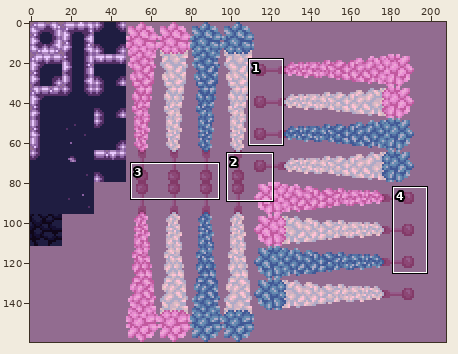
Edited in one commit: pixel-art file (Assets/Art/Tilesets/tileset.aseprite). Above, an overview of the earlier version with the close-up marked.
Close-up. Before the edit:
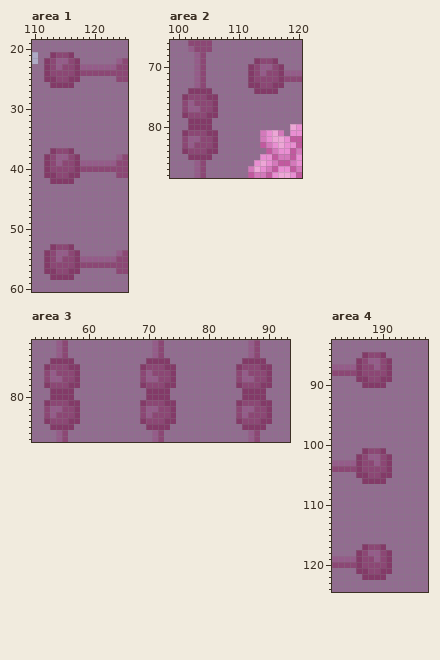
208x160 pixels, 1 frame. Shown: area 1: x 110..125, y 19..60; area 2: x 99..120, y 66..88; area 3: x 51..93, y 71..87; area 4: x 182..197, y 83..124. The commit also changed other parts of the picture, which this record leaves out.
The same view after the edit:
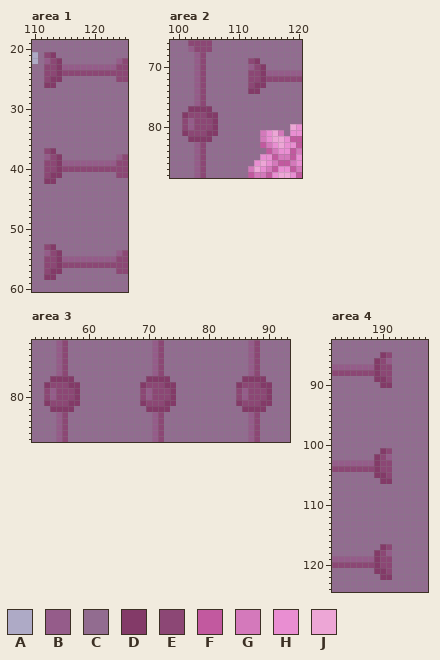
Palette (. is transparent): A #aeaac6  B #955c8a  C #926c90  D #833a68  E #8c4775  F #c2599f  G #d479bb  H #e98ed2  J #eda6d6
Changes in this commit:
Area 1, layer "tilemap":
y 21: x 112 C -> E; x 114..116 EED -> CCC
y 22: x 112 D -> B; x 114..117 BBED -> DCCC
y 23: x 112 D -> E; x 114..117 BEED -> DBBB
y 24: x 112 D -> E; x 114 E -> D; x 117 D -> E
y 25: x 112 D -> E; x 114..117 EEDD -> DCCC
y 26: x 112 C -> D; x 114..116 DDD -> CCC
y 37: x 112 C -> E; x 114..116 EED -> CCC
y 38: x 112 D -> B; x 114..117 BBED -> DCCC
y 39: x 112 D -> E; x 114..117 BEED -> DBBB
y 40: x 112 D -> E; x 114 E -> D; x 117 D -> E
y 41: x 112 D -> E; x 114..117 EEDD -> DCCC
y 42: x 112 C -> D; x 114..116 DDD -> CCC
y 53: x 112 C -> E; x 114..116 EED -> CCC
y 54: x 112 D -> B; x 114..117 BBED -> DCCC
y 55: x 112 D -> E; x 114..117 BEED -> DBBB
y 56: x 112 D -> E; x 114 E -> D; x 117 D -> E
y 57: x 112 D -> E; x 114..117 EEDD -> DCCC
y 58: x 112 C -> D; x 114..116 DDD -> CCC
Area 2, layer "tilemap":
y 69: x 112 C -> E; x 114..116 EED -> CCC
y 70: x 112 D -> B; x 114..117 BBED -> DCCC
y 71: x 112 D -> E; x 114..117 BEED -> DBBB
y 72: x 112 D -> E; x 114 E -> D; x 117 D -> E
y 73: x 112 D -> E; x 114..117 EEDD -> DCCC
y 74: x 102..105 DDDD -> CBEC; x 112 C -> D; x 114..116 DDD -> CCC
y 75: x 101..103 DEE -> CCB; x 105..106 DD -> CC
y 76: x 101..103 EBE -> CCB; x 105..106 ED -> CC
y 77: x 101..106 EBBEED -> CDDDDC
y 79..80: x 101..106 CDDDDC -> EBEEED
y 82: x 101..106 EBBEED -> CDDDDC
y 83: x 101..103 EBE -> CCB; x 105..106 ED -> CC
y 84: x 101..103 DEE -> CCB; x 105..106 DD -> CC
y 85: x 102..105 DDDD -> CBEC
Area 3, layer "tilemap":
y 74: x 54..57 DDDD -> CBEC; x 70..73 DDDD -> CBEC; x 86..89 DDDD -> CBEC
y 75: x 53..55 DEE -> CCB; x 57..58 DD -> CC; x 69..71 DEE -> CCB; x 73..74 DD -> CC; x 85..87 DEE -> CCB; x 89..90 DD -> CC
y 76: x 53..55 EBE -> CCB; x 57..58 ED -> CC; x 69..71 EBE -> CCB; x 73..74 ED -> CC; x 85..87 EBE -> CCB; x 89..90 ED -> CC
y 77: x 53..58 EBBEED -> CDDDDC; x 69..74 EBBEED -> CDDDDC; x 85..90 EBBEED -> CDDDDC
y 79..80: x 53..58 CDDDDC -> EBEEED; x 69..74 CDDDDC -> EBEEED; x 85..90 CDDDDC -> EBEEED
y 82: x 53..58 EBBEED -> CDDDDC; x 69..74 EBBEED -> CDDDDC; x 85..90 EBBEED -> CDDDDC
y 83: x 53..55 EBE -> CCB; x 57..58 ED -> CC; x 69..71 EBE -> CCB; x 73..74 ED -> CC; x 85..87 EBE -> CCB; x 89..90 ED -> CC
y 84: x 53..55 DEE -> CCB; x 57..58 DD -> CC; x 69..71 DEE -> CCB; x 73..74 DD -> CC; x 85..87 DEE -> CCB; x 89..90 DD -> CC
y 85: x 54..57 DDDD -> CBEC; x 70..73 DDDD -> CBEC; x 86..89 DDDD -> CBEC
Area 4, layer "tilemap":
y 85: x 187..189 DEE -> CCC; x 191 C -> E
y 86: x 186..189 DEBB -> CCCD; x 191 D -> B
y 87: x 186..189 DEEB -> BBBD; x 191 D -> E
y 88: x 186 D -> E; x 189 E -> D; x 191 D -> E
y 89: x 186..189 DDEE -> CCCD; x 191 D -> E
y 90: x 187..189 DDD -> CCC; x 191 C -> D
y 101: x 187..189 DEE -> CCC; x 191 C -> E
y 102: x 186..189 DEBB -> CCCD; x 191 D -> B
y 103: x 186..189 DEEB -> BBBD; x 191 D -> E
y 104: x 186 D -> E; x 189 E -> D; x 191 D -> E
y 105: x 186..189 DDEE -> CCCD; x 191 D -> E
y 106: x 187..189 DDD -> CCC; x 191 C -> D
y 117: x 187..189 DEE -> CCC; x 191 C -> E
y 118: x 186..189 DEBB -> CCCD; x 191 D -> B
y 119: x 186..189 DEEB -> BBBD; x 191 D -> E
y 120: x 186 D -> E; x 189 E -> D; x 191 D -> E
y 121: x 186..189 DDEE -> CCCD; x 191 D -> E
y 122: x 187..189 DDD -> CCC; x 191 C -> D
